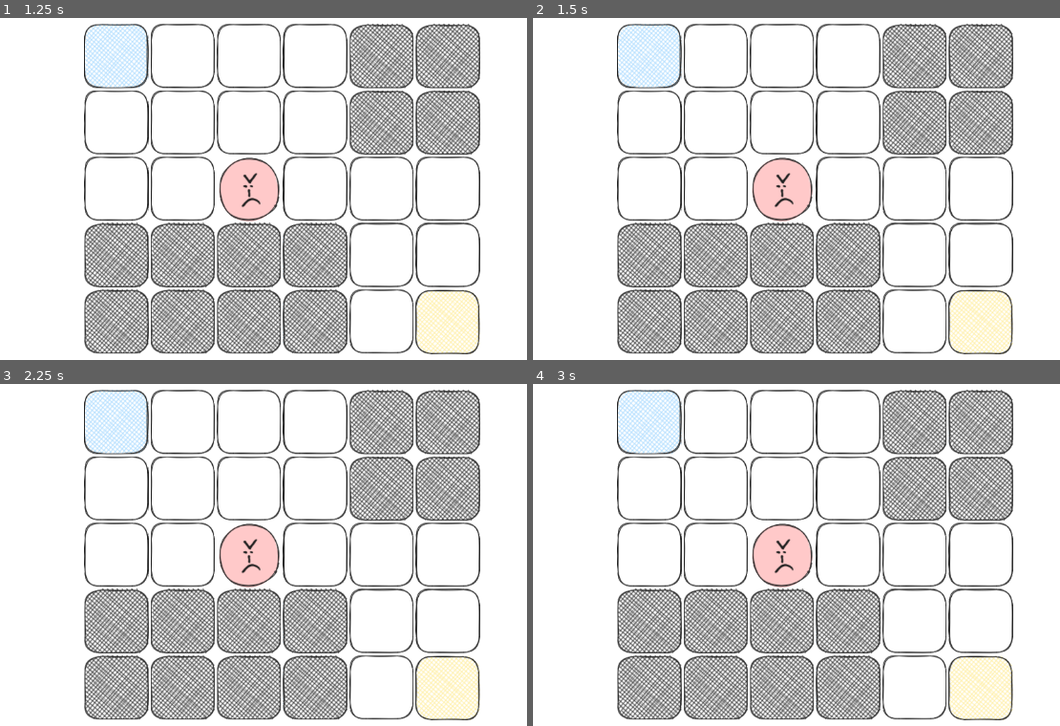
Above: before the commit, frames 1-4 (two rows, left to right).
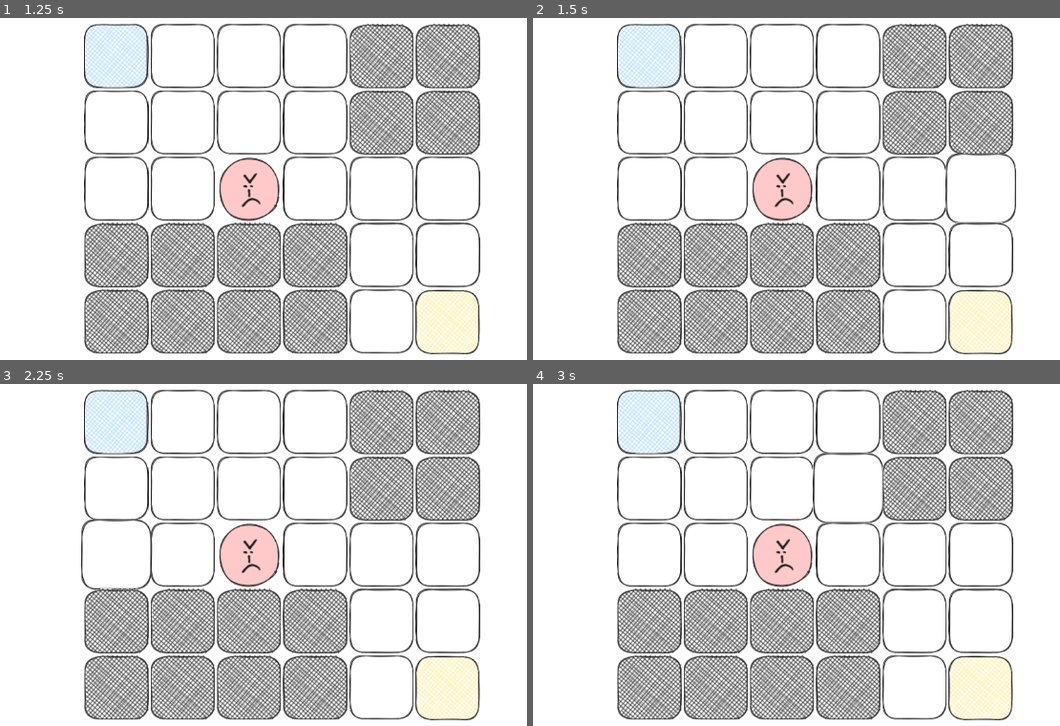
Above: after the commit, the same moments.

Repository: Yngwarr/pass-the-game-day-1
Game: Godot game, scene res://scenes/MainMenu.tscn
Same seed, same stepped clock (60 frames per second), same inputs: the game is played once before the commit and once after it. The engine's default icon, where the game draws it, is replaced by a stand-in: a white triangle on a blue panel in a dark square.
Inputs (mouse positions are in pixels of both pictures, inside the frame that each line leads up to):
- Up to frame 1 (1.25 s): click "Start" at 0.5 s
- Up to frame 2 (1.5 s): tap Enter at 1.25 s; move the mouse to (965, 165) at 1.27 s
- Up to frame 3 (2.25 s): tap Space at 2 s; move the mouse to (110, 575) at 2.02 s
- Up to frame 4 (3 s): tap Enter at 2.75 s; move the mouse to (870, 459) at 2.77 s

Frame 1 is identical in both runs. In frame 2, 0.5% of the frame differs, in the area x 78-92%, y 39-61%; in frame 3, 0.5%; in frame 4, 0.5%.

Commit message:
export config because of course

Diff:
--- a/scenes/Game.tscn
+++ b/scenes/Game.tscn
@@ -8,6 +8,7 @@
 [ext_resource type="Script" path="res://src/UI/ChangeSceneButton.gd" id="6_2c0ui"]
 [ext_resource type="Script" path="res://src/Level.gd" id="8_kh088"]
 [ext_resource type="Texture2D" uid="uid://bmetb0g61y3bv" path="res://icon.svg" id="8_lyls7"]
+[ext_resource type="Script" path="res://src/Cursor.gd" id="8_uk8l7"]
 [ext_resource type="PackedScene" uid="uid://duf4cnrjr73fv" path="res://scenes/GameTile.tscn" id="9_fbsh5"]
 
 [sub_resource type="ShaderMaterial" id="ShaderMaterial_v63bu"]
@@ -18,6 +19,9 @@
 
 [sub_resource type="LabelSettings" id="LabelSettings_sgf64"]
 font_size = 52
+
+[sub_resource type="CircleShape2D" id="CircleShape2D_sn21s"]
+radius = 1.0
 
 [node name="Game" type="Node2D" node_paths=PackedStringArray("pause_screen")]
 script = ExtResource("1_wmfvw")
@@ -97,6 +101,12 @@
 dialog_autowrap = true
 cancel_button_text = "No"
 
+[node name="Cursor" type="Area2D" parent="."]
+script = ExtResource("8_uk8l7")
+
+[node name="CollisionShape2D" type="CollisionShape2D" parent="Cursor"]
+shape = SubResource("CircleShape2D_sn21s")
+
 [node name="Level" type="Node2D" parent="."]
 position = Vector2(254, 126)
 script = ExtResource("8_kh088")
--- a/scenes/GameTile.tscn
+++ b/scenes/GameTile.tscn
@@ -13,8 +13,8 @@
 texture = ExtResource("2_lhxia")
 hframes = 6
 
-[node name="Area2D" type="Area2D" parent="."]
+[node name="Area" type="Area2D" parent="."]
 
-[node name="CollisionShape2D" type="CollisionShape2D" parent="Area2D"]
+[node name="CollisionShape2D" type="CollisionShape2D" parent="Area"]
 position = Vector2(0, -1)
 shape = SubResource("RectangleShape2D_cis8d")
--- /dev/null
+++ b/src/Cursor.gd
@@ -0,0 +1,7 @@
+extends Area2D
+
+func _ready():
+	add_to_group("cursor")
+
+func _process(_delta: float):
+	global_position = get_global_mouse_position()
--- a/src/GameTile.gd
+++ b/src/GameTile.gd
@@ -15,9 +15,22 @@
 var state: State
 
 @onready var view: Sprite2D = $View
+@onready var area: Area2D = $Area
 
 func init(new_state: State):
 	state = new_state
 
 func _ready():
 	view.frame = STATE_FRAME[state]
+	area.area_entered.connect(on_area_entered)
+
+func on_area_entered(other: Area2D):
+	if not other.is_in_group('cursor'):
+		return
+
+	if not state == State.EMPTY:
+		return
+
+	var tween = create_tween()
+	tween.tween_property(view, 'scale', Vector2(1.1, 1.1), .2).set_trans(Tween.TRANS_QUAD)
+	tween.tween_property(view, 'scale', scale, .2).set_trans(Tween.TRANS_QUAD)
Not shown, added: export_presets.cfg
Not shown: 1 places in scenes/Game.tscn that only renumber resources
